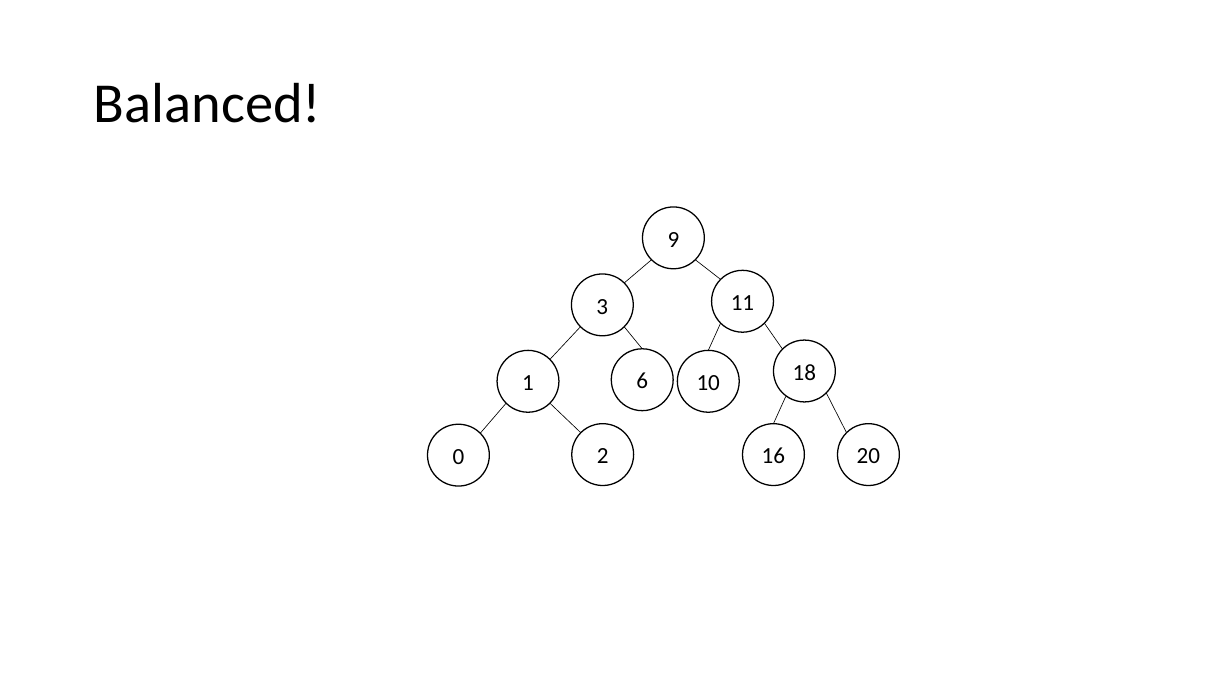
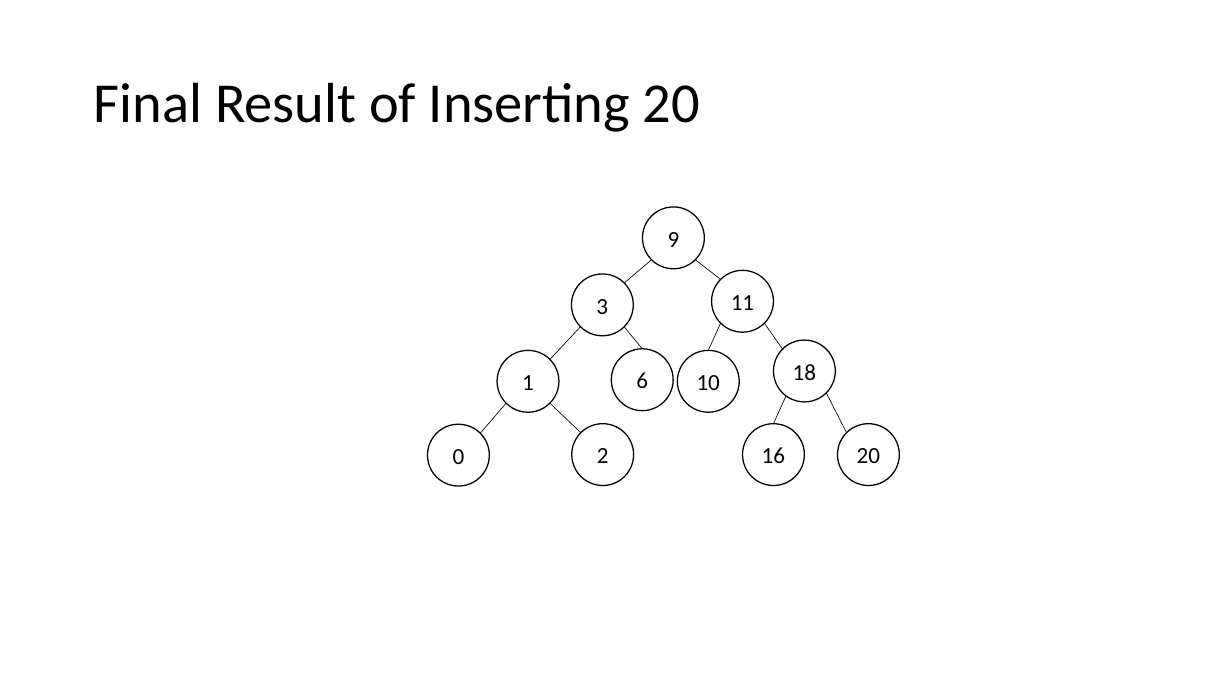
Before and after one commit to natebrunelle/cse332, a slide deck: slide 31 of demo_site/files/slides/lecture8_avl_inkb.pptx (slide 35 before the commit). Drawn at 1232x693 pixels with LibreOffice and Linux fonts; fonts in the diff are those of the drawing. Boxes give left, top, right and bottom in pixels: in the first picture for what was removed or moved away, otherwise in the second. Text is boxed around its words. In the diff, an @@ line names an element or a change of style, - is before the commit and + after.

```diff
--- a/demo_site/files/slides/lecture8_avl_inkb.pptx
+++ b/demo_site/files/slides/lecture8_avl_inkb.pptx
@@ title at [94, 82, 700, 132]: text changed @@
-Balanced!
+Final Result of Inserting 20
```
Also in this commit, not shown: 27 other slides changed, 3 slides added, 7 slides removed, 8 other files.
